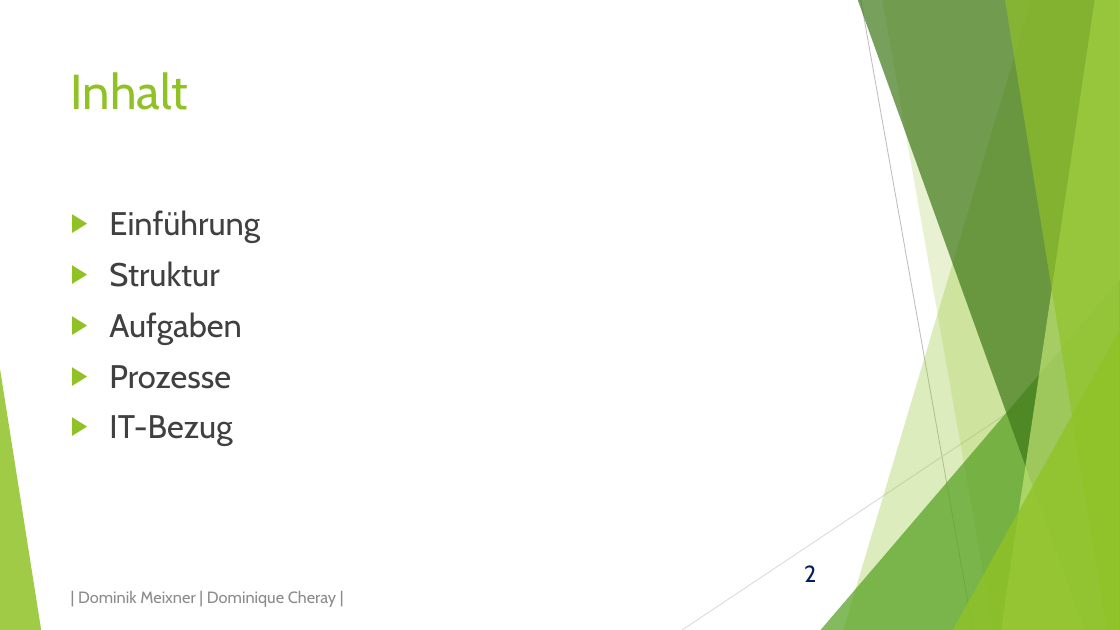
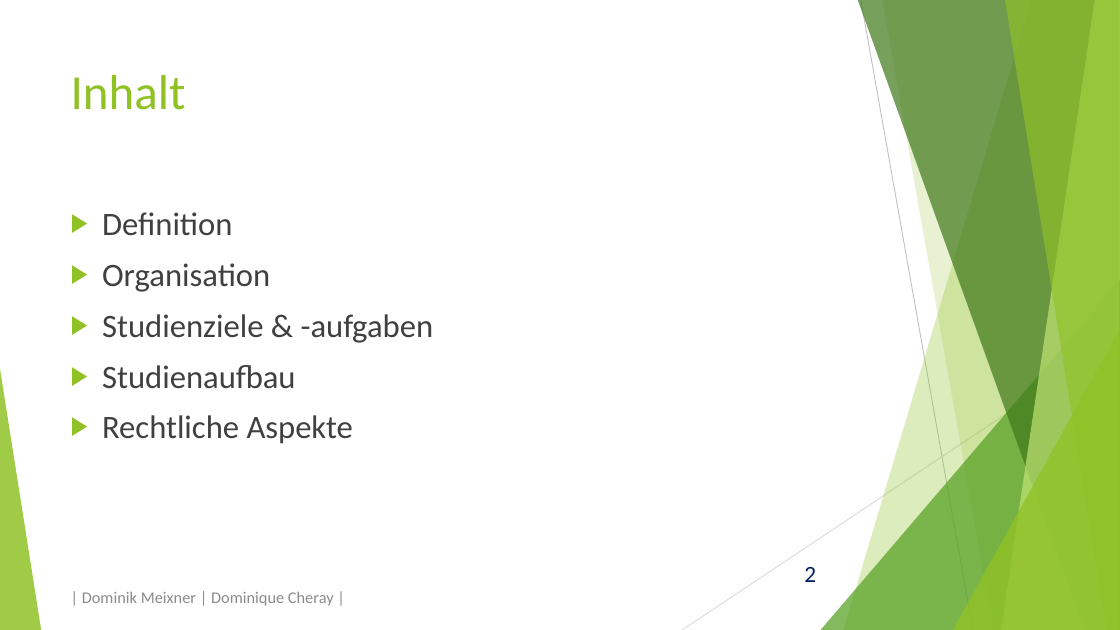
Before and after one commit to domeix/BlaBla, a slide deck: slide 2 of NationaleKohorte/NationaleKohortePraes.pptx. Drawn at 1120x630 pixels with LibreOffice and Linux fonts; fonts in the diff are those of the drawing. Boxes give left, top, right and bottom in pixels: in the first picture for what was removed or moved away, otherwise in the second. Text is boxed around its words. In the diff, an @@ line names an element or a change of style, - is before the commit and + after.

```diff
--- a/NationaleKohorte/NationaleKohortePraes.pptx
+++ b/NationaleKohorte/NationaleKohortePraes.pptx
@@ title "Inhalt" resized from (x1=71, y1=72, x2=188, y2=110) to (x1=62, y1=56, x2=852, y2=177) @@
@@ title "Inhalt" at (x1=62, y1=56, x2=852, y2=177): font Cabin to Calibri; outline none to #FFFFFF 0.75 pt @@
@@ text at (x1=102, y1=212, x2=434, y2=444): text changed; font Cabin to Calibri @@
-▶ Einführung
-▶ Struktur
-▶ Aufgaben
-▶ Prozesse
-▶ IT-Bezug
+▶ Definition
+▶ Organisation
+▶ Studienziele & -aufgaben
+▶ Studienaufbau
+▶ Rechtliche Aspekte
@@ page number at (x1=804, y1=567, x2=816, y2=582): font Cabin to Calibri @@
@@ text "| Dominik Meixner | Dominique ..." at (x1=82, y1=591, x2=334, y2=606): font Cabin to Calibri @@
```
Also in this commit, not shown: 5 other slides changed, 2 slides added, 17 slides removed, 2 other files.
